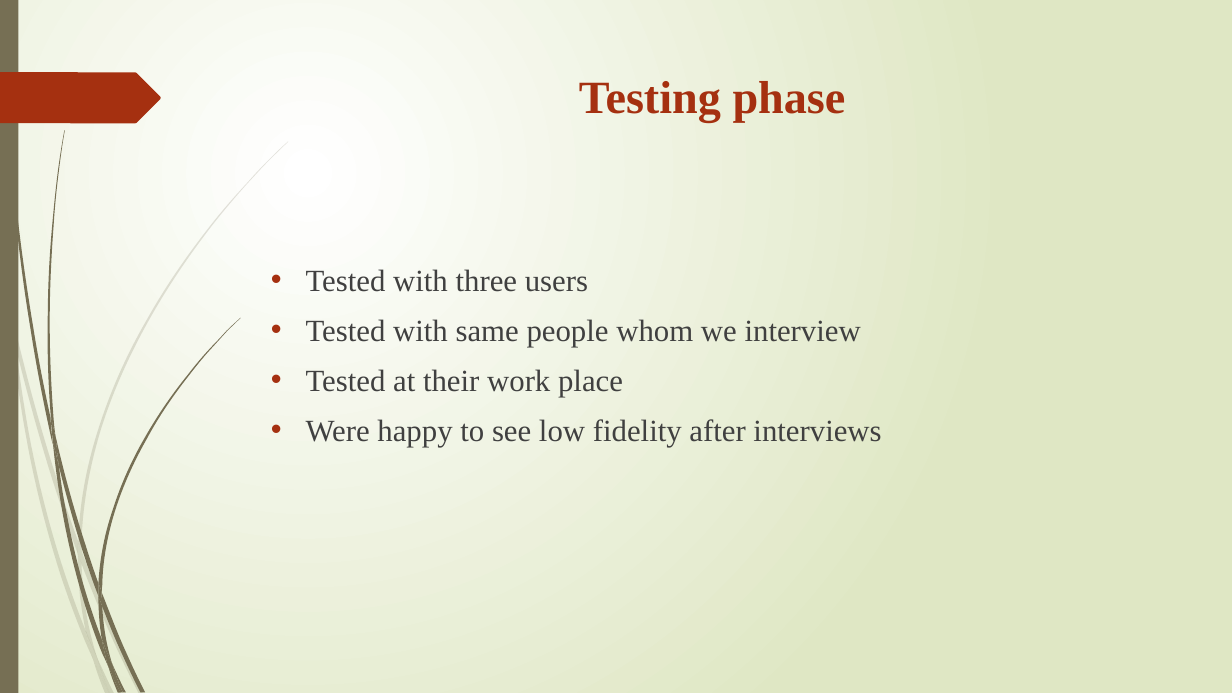
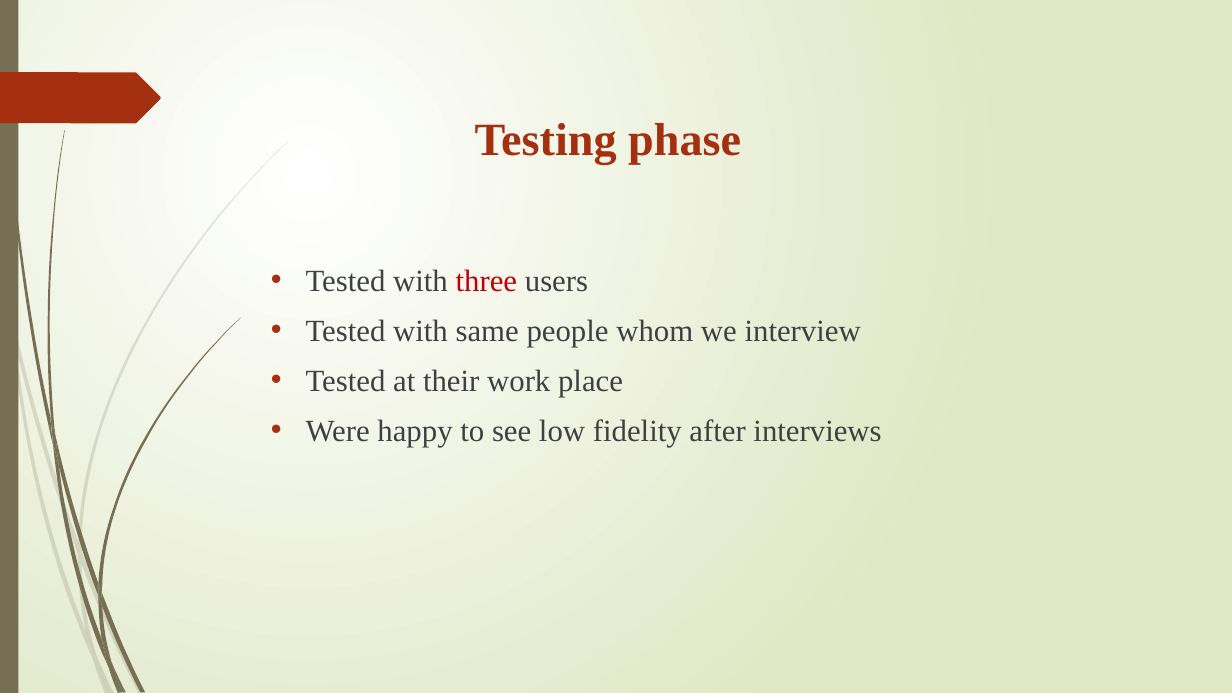
Before and after one commit to Zeeshanily/Citizen-Journalism, a slide deck: slide 23 of pj-task 2/Presentation.pptx. Drawn at 1232x693 pixels with LibreOffice and Linux fonts; fonts in the diff are those of the drawing. Boxes give left, top, right and bottom in pixels: in the first picture for what was removed or moved away, otherwise in the second. Text is boxed around its words. In the diff, an @@ line names an element or a change of style, - is before the commit and + after.

```diff
--- a/pj-task 2/Presentation.pptx
+++ b/pj-task 2/Presentation.pptx
@@ title "Testing phase": place and size @@
-title "Testing phase" at <box>579,81,846,123</box>
+title "Testing phase" at <box>475,123,741,164</box>
@@ text at <box>306,269,588,292</box>: text colour #404040 to #C00000 in "three" @@
```
Also in this commit, not shown: 6 other slides changed, 2 other files.
